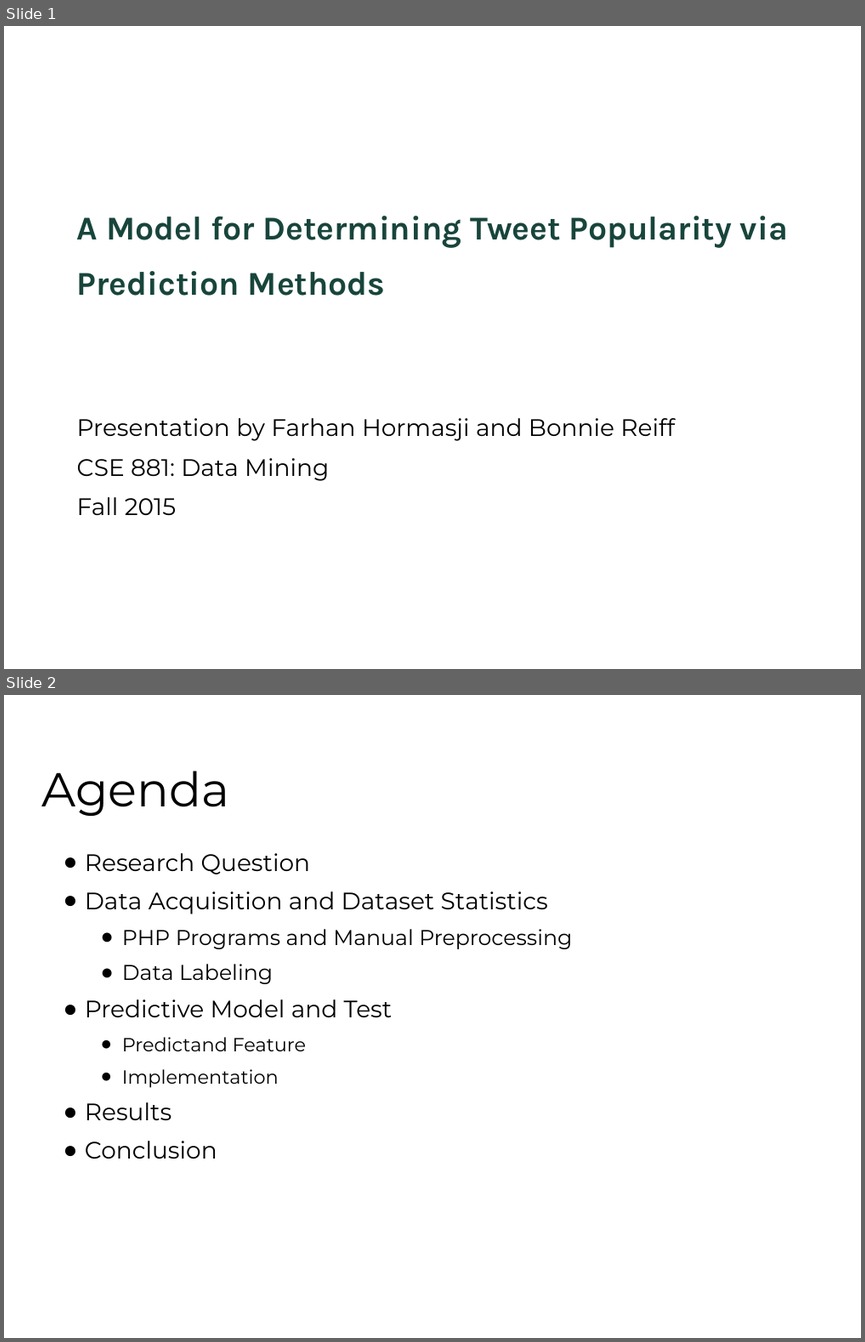
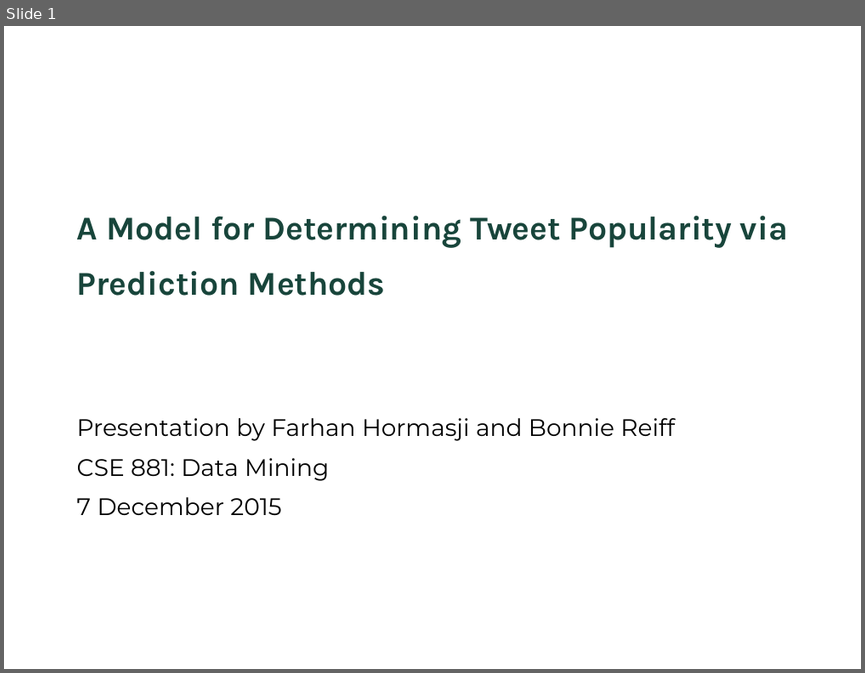
Before and after one commit to fhh23/Determining-Tweet-Popularity-via-Prediction-Methods, a slide deck: CSE881_Hormasji_Reiff_FinalProjectPresentation.pptx. Shown one above the other, each under a label of ours: slides 1 and 2 before the commit, slide 1 after it. The pictures are 865x1342 and 865x673 pixels, drawn with LibreOffice and Linux fonts; fonts in the diff are those of the drawing; background and template pictures are left out. Boxes give left, top, right and bottom in pixels: in the first picture for what was removed or moved away, otherwise in the second. Text is boxed around its words. In the diff, an @@ line names an element or a change of style, - is before the commit and + after.

```diff
--- a/CSE881_Hormasji_Reiff_FinalProjectPresentation.pptx
+++ b/CSE881_Hormasji_Reiff_FinalProjectPresentation.pptx
@@ slide 2 removed at (x1=4, y1=695, x2=861, y2=1338), background #FFFFFF @@
@@ title removed at (x1=41, y1=771, x2=229, y2=816) @@
-Agenda
@@ text removed at (x1=85, y1=853, x2=572, y2=1158) @@
-● Research Question
-● Data Acquisition and Dataset Statistics
-  ● PHP Programs and Manual Preprocessing
-  ● Data Labeling
-● Predictive Model and Test
-  ● Predictand Feature
-  ● Implementation
-● Results
-● Conclusion
@@ slide 1 changed as well @@
@@ subtitle at (x1=77, y1=497, x2=281, y2=515): text changed @@
-Fall 2015
+7 December 2015
```
Also in this commit, not shown: 4 other slides changed, 1 slide added, 7 other slides removed.
